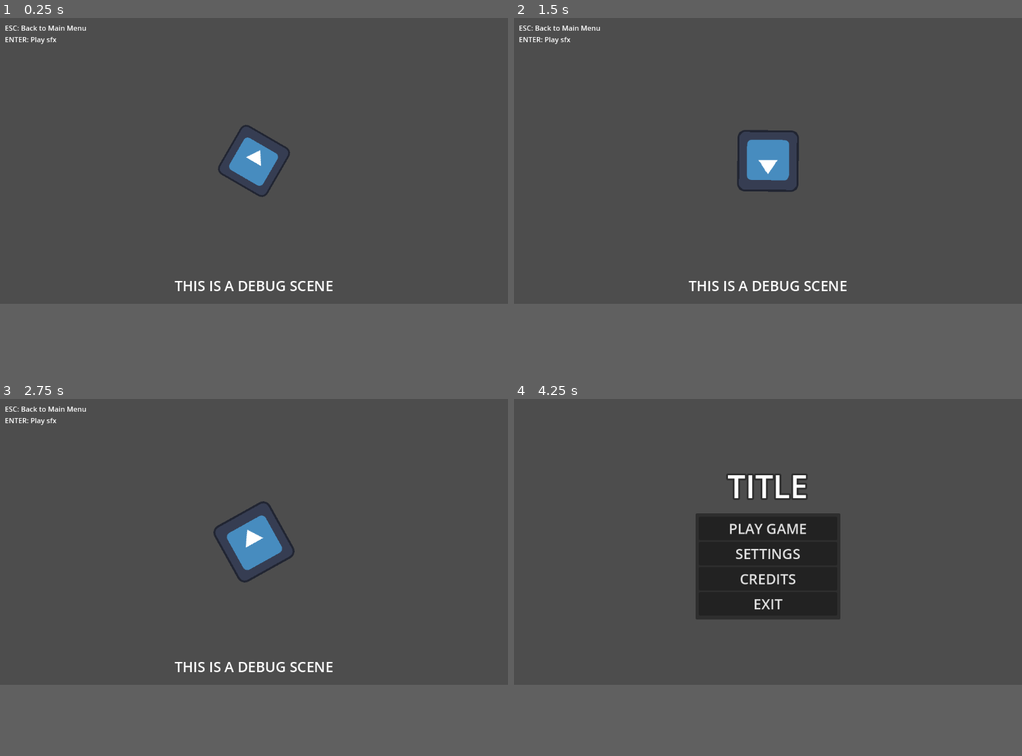
Above: before the commit, frames 1-4 (two rows, left to right).
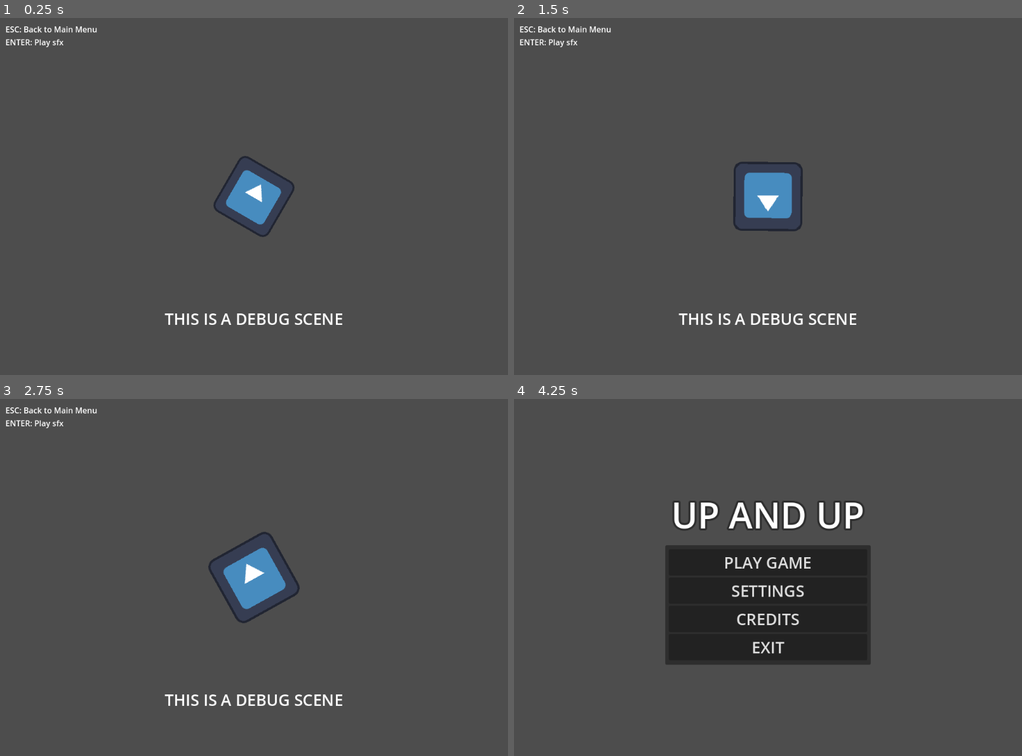
Above: after the commit, the same moments.

Repository: AdamRFaqih/ASE-Lab-GDC-Group-2-Intern-Project
Game: Godot game, scene res://scenes/test.tscn
Same seed, same stepped clock (60 frames per second), same inputs: the game is played once before the commit and once after it. This scene is started directly instead of the project's main scene. The engine's default icon, where the game draws it, is replaced by a stand-in: a white triangle on a blue panel in a dark square.
Inputs:
- Up to frame 1 (0.25 s): no input
- Up to frame 2 (1.5 s): tap Enter (ui_accept) at 0.5 s; hold D (right) from 0.53 s (still down); tap Space (jump) at 0.77 s
- Up to frame 3 (2.75 s): tap Space (jump) at 1.52 s; release D (right) at 2.03 s; hold A (left) from 2.03 s (still down)
- Up to frame 4 (4.25 s): keep holding A (left); tap Space (jump) at 3.02, 3.77 s; tap Escape (pause) at 4.15 s
In our replay, the window is 800x450 before the commit and 800x562 after it. These sizes can differ from the game's own. Grey fills any space a smaller window leaves; there, only what the larger window draws over its background counts as a difference.

The runs differ from the first frame. In frame 1, 3.3% of the frame differs, in the area x 1-68%, y 2-86%; in frame 2, 3.6%; in frame 3, 3.7%; in frame 4, 12%, in the area x 29-71%, y 20-75%.

Commit message:
(ICT-28) In-Game UI Tweaks
+changing the resolution and some other things

Diff:
--- a/project.godot
+++ b/project.godot
@@ -25,6 +25,8 @@
 
 [display]
 
+window/size/viewport_width=1024
+window/size/viewport_height=720
 window/stretch/mode="viewport"
 
 [input]
--- a/scenes/Player.tscn
+++ b/scenes/Player.tscn
@@ -1,6 +1,6 @@
 [gd_scene load_steps=4 format=3 uid="uid://cph5ac4iotpv7"]
 
-[ext_resource type="Script" path="res://scripts/Player.gd" id="1_ot1i5"]
+[ext_resource type="Script" path="res://scripts/player.gd" id="1_db1kn"]
 [ext_resource type="Texture2D" uid="uid://d01gndimiki5o" path="res://assets/ICT_knights.png" id="1_wgchb"]
 
 [sub_resource type="RectangleShape2D" id="RectangleShape2D_wpyns"]
@@ -8,7 +8,7 @@
 
 [node name="TestPlayer" type="CharacterBody2D"]
 scale = Vector2(5, 5)
-script = ExtResource("1_ot1i5")
+script = ExtResource("1_db1kn")
 
 [node name="Sprite2D" type="Sprite2D" parent="."]
 position = Vector2(1, -10)
--- a/scenes/credits.tscn
+++ b/scenes/credits.tscn
@@ -16,9 +16,9 @@
 anchor_right = 0.5
 anchor_bottom = 0.5
 offset_left = -196.0
-offset_top = -241.0
+offset_top = -330.0
 offset_right = 196.0
-offset_bottom = 241.0
+offset_bottom = 330.0
 grow_horizontal = 2
 grow_vertical = 2
 script = ExtResource("1_t47vt")
@@ -40,13 +40,18 @@
 
 [node name="CreditsLabel" type="Label" parent="MarginContainer/VBoxContainer"]
 layout_mode = 2
-text = "Credits"
+text = "CREDITS"
 label_settings = SubResource("LabelSettings_85jd3")
 horizontal_alignment = 1
 
+[node name="ColorRect5" type="ColorRect" parent="MarginContainer/VBoxContainer"]
+custom_minimum_size = Vector2(0, 5)
+layout_mode = 2
+color = Color(0.270588, 0.270588, 0.270588, 1)
+
 [node name="Header" type="Label" parent="MarginContainer/VBoxContainer"]
 layout_mode = 2
-text = "Game Design"
+text = "GAME DESIGNER"
 label_settings = SubResource("LabelSettings_rs5v4")
 horizontal_alignment = 1
 
@@ -55,9 +60,14 @@
 text = "Fauzan Almas Saepullah"
 horizontal_alignment = 1
 
+[node name="ColorRect" type="ColorRect" parent="MarginContainer/VBoxContainer"]
+custom_minimum_size = Vector2(0, 3)
+layout_mode = 2
+color = Color(0.270588, 0.270588, 0.270588, 1)
+
 [node name="Header2" type="Label" parent="MarginContainer/VBoxContainer"]
 layout_mode = 2
-text = "Game Programming"
+text = "GAME PROGRAMMERS"
 label_settings = SubResource("LabelSettings_rs5v4")
 horizontal_alignment = 1
 
@@ -71,9 +81,46 @@
 text = "Baihaqi Bintang Bahana"
 horizontal_alignment = 1
 
+[node name="ColorRect2" type="ColorRect" parent="MarginContainer/VBoxContainer"]
+custom_minimum_size = Vector2(0, 3)
+layout_mode = 2
+color = Color(0.270588, 0.270588, 0.270588, 1)
+
+[node name="Header4" type="Label" parent="MarginContainer/VBoxContainer"]
+layout_mode = 2
+text = "GAME ARTIST"
+label_settings = SubResource("LabelSettings_rs5v4")
+horizontal_alignment = 1
+
+[node name="Name5" type="Label" parent="MarginContainer/VBoxContainer"]
+layout_mode = 2
+text = "Ryannisa Syarifa T."
+horizontal_alignment = 1
+
+[node name="ColorRect3" type="ColorRect" parent="MarginContainer/VBoxContainer"]
+custom_minimum_size = Vector2(0, 3)
+layout_mode = 2
+color = Color(0.270588, 0.270588, 0.270588, 1)
+
+[node name="Header5" type="Label" parent="MarginContainer/VBoxContainer"]
+layout_mode = 2
+text = "AUDIO COMPOSER"
+label_settings = SubResource("LabelSettings_rs5v4")
+horizontal_alignment = 1
+
+[node name="Name6" type="Label" parent="MarginContainer/VBoxContainer"]
+layout_mode = 2
+text = "Habli Zulvana Ath-Thaariq"
+horizontal_alignment = 1
+
+[node name="ColorRect4" type="ColorRect" parent="MarginContainer/VBoxContainer"]
+custom_minimum_size = Vector2(0, 3)
+layout_mode = 2
+color = Color(0.270588, 0.270588, 0.270588, 1)
+
 [node name="Header3" type="Label" parent="MarginContainer/VBoxContainer"]
 layout_mode = 2
-text = "Special Thanks to:"
+text = "SPECIAL THANKS:"
 label_settings = SubResource("LabelSettings_rs5v4")
 horizontal_alignment = 1
 
--- a/scenes/main_menu.tscn
+++ b/scenes/main_menu.tscn
@@ -34,9 +34,9 @@
 anchor_top = 0.5
 anchor_right = 0.5
 anchor_bottom = 0.5
-offset_left = -164.0
+offset_left = -207.0
 offset_top = -176.0
-offset_right = 164.0
+offset_right = 207.0
 offset_bottom = 176.0
 grow_horizontal = 2
 grow_vertical = 2
@@ -45,7 +45,7 @@
 [node name="Title" type="Label" parent="CanvasLayer/TitleMenu"]
 layout_mode = 2
 size_flags_vertical = 0
-text = "TITLE"
+text = "UP AND UP"
 label_settings = SubResource("LabelSettings_kt6gl")
 horizontal_alignment = 1
 autowrap_mode = 2
--- a/scenes/test.tscn
+++ b/scenes/test.tscn
@@ -14,6 +14,7 @@
 
 [node name="TestLevel" parent="." instance=ExtResource("2_5yo5r")]
 process_mode = 0
+position = Vector2(512, 360)
 
 [node name="UI" type="Control" parent="."]
 process_mode = 3
--- a/scenes/test_level.tscn
+++ b/scenes/test_level.tscn
@@ -8,5 +8,4 @@
 script = ExtResource("1_e8ay5")
 
 [node name="Sprite2D" type="Sprite2D" parent="."]
-position = Vector2(576, 324)
 texture = ExtResource("1_kjw37")
--- a/scenes/TestLevel2.tscn
+++ b/scenes/test_level2.tscn
@@ -1,9 +1,8 @@
-[gd_scene load_steps=10 format=3 uid="uid://dtoawae4ntkdt"]
+[gd_scene load_steps=7 format=3 uid="uid://dtoawae4ntkdt"]
 
 [ext_resource type="Texture2D" uid="uid://c50ffyj31weia" path="res://icon.svg" id="1_b7ynh"]
 [ext_resource type="PackedScene" uid="uid://cph5ac4iotpv7" path="res://scenes/player.tscn" id="2_m5sco"]
-[ext_resource type="Script" path="res://scripts/player.gd" id="3_0t3dd"]
-[ext_resource type="Script" path="res://scripts/ui.gd" id="4_gfb4e"]
+[ext_resource type="PackedScene" uid="uid://br3wbvyaiphhs" path="res://scenes/ui.tscn" id="4_8wpb8"]
 
 [sub_resource type="RectangleShape2D" id="RectangleShape2D_mxmpt"]
 size = Vector2(80, 8)
@@ -14,19 +13,14 @@
 [sub_resource type="WorldBoundaryShape2D" id="WorldBoundaryShape2D_x82c7"]
 normal = Vector2(-1, 0)
 
-[sub_resource type="LabelSettings" id="LabelSettings_i7pmi"]
-font_size = 72
-
-[sub_resource type="LabelSettings" id="LabelSettings_2crdh"]
-font_size = 72
-
 [node name="Node" type="Node"]
 
 [node name="TestLevel2" type="Node2D" parent="."]
 process_mode = 1
 
 [node name="Platforms" type="Node2D" parent="TestLevel2"]
-scale = Vector2(3.75, 3.75)
+position = Vector2(0, -172)
+scale = Vector2(3.5, 3.5)
 
 [node name="StaticBody2D" type="StaticBody2D" parent="TestLevel2/Platforms"]
 position = Vector2(160, 156)
@@ -257,195 +251,21 @@
 shape = SubResource("WorldBoundaryShape2D_gopb6")
 
 [node name="StaticBody2D3" type="StaticBody2D" parent="TestLevel2/Borders"]
-position = Vector2(1152, 179)
+position = Vector2(1024, 179)
 
 [node name="CollisionShape2D" type="CollisionShape2D" parent="TestLevel2/Borders/StaticBody2D3"]
 shape = SubResource("WorldBoundaryShape2D_x82c7")
 
 [node name="TestPlayer" parent="TestLevel2" instance=ExtResource("2_m5sco")]
-position = Vector2(550, 324)
+position = Vector2(550, 360)
 scale = Vector2(5.01623, 4.97352)
-script = ExtResource("3_0t3dd")
 
 [node name="Camera2D" type="Camera2D" parent="TestLevel2/TestPlayer"]
 limit_left = 0
-limit_right = 1152
+limit_right = 1024
 position_smoothing_enabled = true
 position_smoothing_speed = 8.0
 
-[node name="UI" type="Control" parent="."]
-process_mode = 3
-layout_mode = 3
-anchors_preset = 0
-offset_right = 40.0
-offset_bottom = 40.0
-script = ExtResource("4_gfb4e")
-
-[node name="CanvasLayer" type="CanvasLayer" parent="UI"]
-
-[node name="TestLevelLabel" type="Label" parent="UI/CanvasLayer"]
-anchors_preset = 7
-anchor_left = 0.5
-anchor_top = 1.0
-anchor_right = 0.5
-anchor_bottom = 1.0
-offset_left = -192.0
-offset_top = -640.0
-offset_right = 192.0
-offset_bottom = -538.0
-grow_horizontal = 2
-grow_vertical = 0
-text = "TEST LEVEL"
-label_settings = SubResource("LabelSettings_i7pmi")
-
-[node name="LabelTimer" type="Timer" parent="UI/CanvasLayer/TestLevelLabel"]
-process_mode = 1
-wait_time = 3.0
-one_shot = true
-autostart = true
-
-[node name="MarginContainer" type="MarginContainer" parent="UI/CanvasLayer"]
-anchors_preset = 15
-anchor_right = 1.0
-anchor_bottom = 1.0
-grow_horizontal = 2
-grow_vertical = 2
-theme_override_constants/margin_left = 20
-theme_override_constants/margin_top = 20
-theme_override_constants/margin_right = 20
-theme_override_constants/margin_bottom = 20
-
-[node name="PauseButton" type="Button" parent="UI/CanvasLayer/MarginContainer"]
-layout_mode = 2
-size_flags_horizontal = 0
-size_flags_vertical = 0
-focus_mode = 0
-theme_override_font_sizes/font_size = 32
-text = "PAUSE (esc)"
-
-[node name="Panel" type="Panel" parent="UI/CanvasLayer/MarginContainer"]
-layout_mode = 2
-size_flags_horizontal = 8
-size_flags_vertical = 0
-
-[node name="PauseScreen" type="ColorRect" parent="UI/CanvasLayer"]
-anchors_preset = 15
-anchor_right = 1.0
-anchor_bottom = 1.0
-grow_horizontal = 2
-grow_vertical = 2
-color = Color(0, 0, 0, 0.196078)
-
-[node name="Panel" type="Panel" parent="UI/CanvasLayer/PauseScreen"]
-layout_mode = 1
-anchors_preset = 8
-anchor_left = 0.5
-anchor_top = 0.5
-anchor_right = 0.5
-anchor_bottom = 0.5
-offset_left = -167.0
-offset_top = -87.0
-offset_right = 167.0
-offset_bottom = 87.0
-grow_horizontal = 2
-grow_vertical = 2
-
-[node name="MarginContainer" type="MarginContainer" parent="UI/CanvasLayer/PauseScreen/Panel"]
-layout_mode = 1
-anchors_preset = 15
-anchor_right = 1.0
-anchor_bottom = 1.0
-grow_horizontal = 2
-grow_vertical = 2
-theme_override_constants/margin_left = 5
-theme_override_constants/margin_top = 5
-theme_override_constants/margin_right = 5
-theme_override_constants/margin_bottom = 5
-
-[node name="VBoxContainer" type="VBoxContainer" parent="UI/CanvasLayer/PauseScreen/Panel/MarginContainer"]
-layout_mode = 2
-
-[node name="Label" type="Label" parent="UI/CanvasLayer/PauseScreen/Panel/MarginContainer/VBoxContainer"]
-layout_mode = 2
-theme_override_font_sizes/font_size = 32
-text = "Game Paused"
-horizontal_alignment = 1
-
-[node name="ResumeButton" type="Button" parent="UI/CanvasLayer/PauseScreen/Panel/MarginContainer/VBoxContainer"]
-layout_mode = 2
-theme_override_font_sizes/font_size = 32
-text = "RESUME"
-
-[node name="ExitButton" type="Button" parent="UI/CanvasLayer/PauseScreen/Panel/MarginContainer/VBoxContainer"]
-layout_mode = 2
-theme_override_font_sizes/font_size = 32
-text = "EXIT TO MAIN MENU"
-
-[node name="GameOverScreen" type="ColorRect" parent="UI/CanvasLayer"]
-visible = false
-anchors_preset = 15
-anchor_right = 1.0
-anchor_bottom = 1.0
-grow_horizontal = 2
-grow_vertical = 2
-color = Color(0, 0, 0, 0.196078)
-
-[node name="VBoxContainer" type="VBoxContainer" parent="UI/CanvasLayer/GameOverScreen"]
-layout_mode = 1
-anchors_preset = 8
-anchor_left = 0.5
-anchor_top = 0.5
-anchor_right = 0.5
-anchor_bottom = 0.5
-offset_left = -52.0
-offset_top = -26.5
-offset_right = 52.0
-offset_bottom = 26.5
-grow_horizontal = 2
-grow_vertical = 2
-
-[node name="Label" type="Label" parent="UI/CanvasLayer/GameOverScreen/VBoxContainer"]
-layout_mode = 2
-text = "GAME OVER"
-label_settings = SubResource("LabelSettings_2crdh")
-horizontal_alignment = 1
-
-[node name="Panel" type="Panel" parent="UI/CanvasLayer/GameOverScreen/VBoxContainer"]
-custom_minimum_size = Vector2(425, 65)
-layout_mode = 2
-
-[node name="HBoxContainer" type="HBoxContainer" parent="UI/CanvasLayer/GameOverScreen/VBoxContainer/Panel"]
-layout_mode = 1
-anchors_preset = 8
-anchor_left = 0.5
-anchor_top = 0.5
-anchor_right = 0.5
-anchor_bottom = 0.5
-offset_left = -206.5
-offset_top = -25.0
-offset_right = 206.5
-offset_bottom = 25.0
-grow_horizontal = 2
-grow_vertical = 2
-
-[node name="RetryButton" type="Button" parent="UI/CanvasLayer/GameOverScreen/VBoxContainer/Panel/HBoxContainer"]
-custom_minimum_size = Vector2(50, 0)
-layout_mode = 2
-size_flags_horizontal = 3
-theme_override_font_sizes/font_size = 30
-text = "RETRY"
-
-[node name="ExitButton" type="Button" parent="UI/CanvasLayer/GameOverScreen/VBoxContainer/Panel/HBoxContainer"]
-custom_minimum_size = Vector2(50, 0)
-layout_mode = 2
-size_flags_horizontal = 3
-theme_override_font_sizes/font_size = 30
-text = "EXIT"
+[node name="UI" parent="." instance=ExtResource("4_8wpb8")]
 
 [connection signal="die" from="TestLevel2/TestPlayer" to="UI" method="_on_test_player_die"]
-[connection signal="timeout" from="UI/CanvasLayer/TestLevelLabel/LabelTimer" to="UI" method="_on_label_timer_timeout"]
-[connection signal="pressed" from="UI/CanvasLayer/MarginContainer/PauseButton" to="UI" method="_on_pause_button_pressed"]
-[connection signal="pressed" from="UI/CanvasLayer/PauseScreen/Panel/MarginContainer/VBoxContainer/ResumeButton" to="UI" method="_on_resume_button_pressed"]
-[connection signal="pressed" from="UI/CanvasLayer/PauseScreen/Panel/MarginContainer/VBoxContainer/ExitButton" to="UI" method="_on_exit_button_pressed"]
-[connection signal="pressed" from="UI/CanvasLayer/GameOverScreen/VBoxContainer/Panel/HBoxContainer/RetryButton" to="UI" method="_on_retry_button_pressed"]
-[connection signal="pressed" from="UI/CanvasLayer/GameOverScreen/VBoxContainer/Panel/HBoxContainer/ExitButton" to="UI" method="_on_exit_button_pressed"]
--- /dev/null
+++ b/scenes/ui.tscn
@@ -0,0 +1,202 @@
+[gd_scene load_steps=4 format=3 uid="uid://br3wbvyaiphhs"]
+
+[ext_resource type="Script" path="res://scripts/ui.gd" id="1_subdx"]
+
+[sub_resource type="LabelSettings" id="LabelSettings_i7pmi"]
+font_size = 72
+
+[sub_resource type="LabelSettings" id="LabelSettings_2crdh"]
+font_size = 72
+
+[node name="UI" type="Control"]
+process_mode = 3
+layout_mode = 3
+anchors_preset = 0
+offset_right = 40.0
+offset_bottom = 40.0
+script = ExtResource("1_subdx")
+
+[node name="CanvasLayer" type="CanvasLayer" parent="."]
+
+[node name="TestPanel" type="Panel" parent="CanvasLayer"]
+anchors_preset = 5
+anchor_left = 0.5
+anchor_right = 0.5
+offset_left = -201.0
+offset_top = 20.0
+offset_right = 201.0
+offset_bottom = 92.0
+grow_horizontal = 2
+
+[node name="TestLevelLabel" type="Label" parent="CanvasLayer/TestPanel"]
+layout_mode = 1
+anchors_preset = 15
+anchor_right = 1.0
+anchor_bottom = 1.0
+grow_horizontal = 2
+grow_vertical = 2
+text = "TEST LEVEL"
+label_settings = SubResource("LabelSettings_i7pmi")
+horizontal_alignment = 1
+
+[node name="LabelTimer" type="Timer" parent="CanvasLayer/TestPanel/TestLevelLabel"]
+process_mode = 1
+wait_time = 3.0
+one_shot = true
+autostart = true
+
+[node name="MarginContainer" type="MarginContainer" parent="CanvasLayer"]
+anchors_preset = 15
+anchor_right = 1.0
+anchor_bottom = 1.0
+grow_horizontal = 2
+grow_vertical = 2
+theme_override_constants/margin_left = 20
+theme_override_constants/margin_top = 20
+theme_override_constants/margin_right = 20
+theme_override_constants/margin_bottom = 20
+
+[node name="VBoxContainer" type="VBoxContainer" parent="CanvasLayer/MarginContainer"]
+layout_mode = 2
+size_flags_horizontal = 0
+size_flags_vertical = 0
+
+[node name="PauseButton" type="Button" parent="CanvasLayer/MarginContainer/VBoxContainer"]
+layout_mode = 2
+size_flags_horizontal = 0
+size_flags_vertical = 0
+focus_mode = 0
+theme_override_font_sizes/font_size = 32
+text = "PAUSE"
+
+[node name="Label" type="Label" parent="CanvasLayer/MarginContainer/VBoxContainer"]
+layout_mode = 2
+text = "or press [Esc]"
+horizontal_alignment = 1
+
+[node name="Panel" type="Panel" parent="CanvasLayer/MarginContainer"]
+layout_mode = 2
+size_flags_horizontal = 8
+size_flags_vertical = 0
+
+[node name="PauseScreen" type="ColorRect" parent="CanvasLayer"]
+visible = false
+anchors_preset = 15
+anchor_right = 1.0
+anchor_bottom = 1.0
+grow_horizontal = 2
+grow_vertical = 2
+color = Color(0, 0, 0, 0.196078)
+
+[node name="Panel" type="Panel" parent="CanvasLayer/PauseScreen"]
+layout_mode = 1
+anchors_preset = 8
+anchor_left = 0.5
+anchor_top = 0.5
+anchor_right = 0.5
+anchor_bottom = 0.5
+offset_left = -167.0
+offset_top = -87.0
+offset_right = 167.0
+offset_bottom = 87.0
+grow_horizontal = 2
+grow_vertical = 2
+
+[node name="MarginContainer" type="MarginContainer" parent="CanvasLayer/PauseScreen/Panel"]
+layout_mode = 1
+anchors_preset = 15
+anchor_right = 1.0
+anchor_bottom = 1.0
+grow_horizontal = 2
+grow_vertical = 2
+theme_override_constants/margin_left = 5
+theme_override_constants/margin_top = 5
+theme_override_constants/margin_right = 5
+theme_override_constants/margin_bottom = 5
+
+[node name="VBoxContainer" type="VBoxContainer" parent="CanvasLayer/PauseScreen/Panel/MarginContainer"]
+layout_mode = 2
+
+[node name="Label" type="Label" parent="CanvasLayer/PauseScreen/Panel/MarginContainer/VBoxContainer"]
+layout_mode = 2
+theme_override_font_sizes/font_size = 32
+text = "GAME PAUSED"
+horizontal_alignment = 1
+
+[node name="ResumeButton" type="Button" parent="CanvasLayer/PauseScreen/Panel/MarginContainer/VBoxContainer"]
+layout_mode = 2
+theme_override_font_sizes/font_size = 32
+text = "RESUME"
+
+[node name="ExitButton" type="Button" parent="CanvasLayer/PauseScreen/Panel/MarginContainer/VBoxContainer"]
+layout_mode = 2
+theme_override_font_sizes/font_size = 32
+text = "EXIT TO MAIN MENU"
+
+[node name="GameOverScreen" type="ColorRect" parent="CanvasLayer"]
+visible = false
+anchors_preset = 15
+anchor_right = 1.0
+anchor_bottom = 1.0
+grow_horizontal = 2
+grow_vertical = 2
+color = Color(0, 0, 0, 0.196078)
+
+[node name="VBoxContainer" type="VBoxContainer" parent="CanvasLayer/GameOverScreen"]
+layout_mode = 1
+anchors_preset = 8
+anchor_left = 0.5
+anchor_top = 0.5
+anchor_right = 0.5
+anchor_bottom = 0.5
+offset_left = -52.0
+offset_top = -26.5
+offset_right = 52.0
+offset_bottom = 26.5
+grow_horizontal = 2
+grow_vertical = 2
+
+[node name="Label" type="Label" parent="CanvasLayer/GameOverScreen/VBoxContainer"]
+layout_mode = 2
+text = "GAME OVER"
+label_settings = SubResource("LabelSettings_2crdh")
+horizontal_alignment = 1
+
+[node name="Panel" type="Panel" parent="CanvasLayer/GameOverScreen/VBoxContainer"]
+custom_minimum_size = Vector2(425, 65)
+layout_mode = 2
+
+[node name="HBoxContainer" type="HBoxContainer" parent="CanvasLayer/GameOverScreen/VBoxContainer/Panel"]
+layout_mode = 1
+anchors_preset = 8
+anchor_left = 0.5
+anchor_top = 0.5
+anchor_right = 0.5
+anchor_bottom = 0.5
+offset_left = -206.5
+offset_top = -25.0
+offset_right = 206.5
+offset_bottom = 25.0
+grow_horizontal = 2
+grow_vertical = 2
+
+[node name="RetryButton" type="Button" parent="CanvasLayer/GameOverScreen/VBoxContainer/Panel/HBoxContainer"]
+custom_minimum_size = Vector2(50, 0)
+layout_mode = 2
+size_flags_horizontal = 3
+theme_override_font_sizes/font_size = 30
+text = "RETRY"
+
+[node name="ExitButton" type="Button" parent="CanvasLayer/GameOverScreen/VBoxContainer/Panel/HBoxContainer"]
+custom_minimum_size = Vector2(50, 0)
+layout_mode = 2
+size_flags_horizontal = 3
+theme_override_font_sizes/font_size = 30
+text = "EXIT"
+
+[connection signal="timeout" from="CanvasLayer/TestPanel/TestLevelLabel/LabelTimer" to="." method="_on_label_timer_timeout"]
+[connection signal="pressed" from="CanvasLayer/MarginContainer/VBoxContainer/PauseButton" to="." method="_on_pause_button_pressed"]
+[connection signal="pressed" from="CanvasLayer/PauseScreen/Panel/MarginContainer/VBoxContainer/ResumeButton" to="." method="_on_resume_button_pressed"]
+[connection signal="pressed" from="CanvasLayer/PauseScreen/Panel/MarginContainer/VBoxContainer/ExitButton" to="." method="_on_exit_button_pressed"]
+[connection signal="pressed" from="CanvasLayer/GameOverScreen/VBoxContainer/Panel/HBoxContainer/RetryButton" to="." method="_on_retry_button_pressed"]
+[connection signal="pressed" from="CanvasLayer/GameOverScreen/VBoxContainer/Panel/HBoxContainer/ExitButton" to="." method="_on_exit_button_pressed"]
--- a/scripts/UI.gd
+++ b/scripts/UI.gd
@@ -1,7 +1,7 @@
 extends Control
 
 @onready var game_over_screen = $CanvasLayer/GameOverScreen
-@onready var test_level_label = $CanvasLayer/TestLevelLabel
+@onready var test_panel = $CanvasLayer/TestPanel
 @onready var pause_screen = $CanvasLayer/PauseScreen
 
 # Called when the node enters the scene tree for the first time.
@@ -25,7 +25,7 @@
 	get_tree().change_scene_to_file("res://scenes/main_menu.tscn")
 
 func _on_label_timer_timeout():
-	test_level_label.hide()
+	test_panel.hide()
 
 func _on_pause_button_pressed():
 	get_tree().paused = true
--- a/scripts/main_menu.gd
+++ b/scripts/main_menu.gd
@@ -13,7 +13,7 @@
 	title_menu.visible = not (settings_menu.visible or credits.visible)
 
 func _on_play_game_button_pressed():
-	get_tree().change_scene_to_file("res://scenes/TestLevel2.tscn")
+	get_tree().change_scene_to_file("res://scenes/test_level2.tscn")
 
 func _on_settings_button_pressed():
 	settings_menu.visible = true
